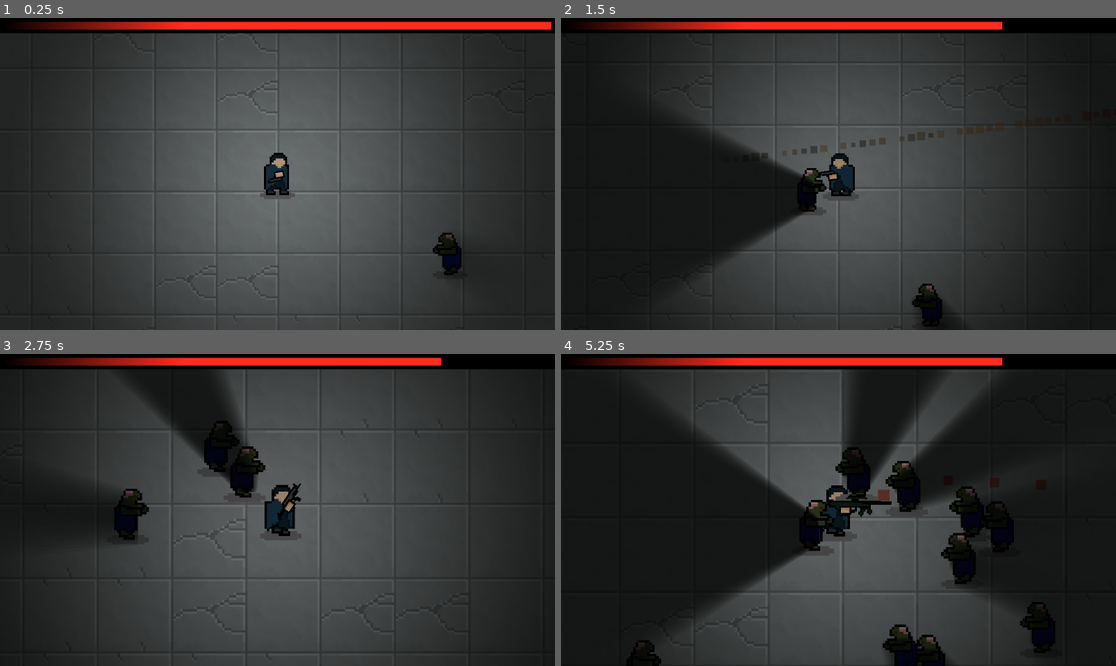
Above: before the commit, frames 1-4 (two rows, left to right).
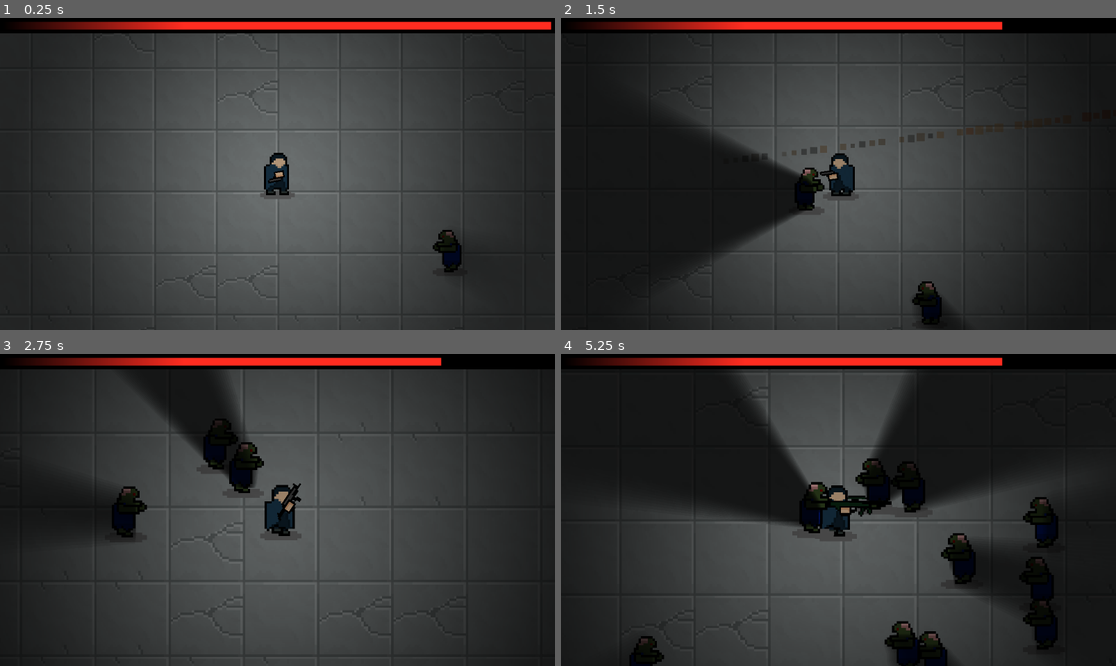
Above: after the commit, the same moments.

Repository: userbooi/Daydream-Toronto
Game: Godot game, scene res://Scenes/main.tscn
Same seed, same stepped clock (60 frames per second), same inputs: the game is played once before the commit and once after it.
Inputs (mouse positions are in pixels of both pictures, inside the frame that each line leads up to):
- Up to frame 1 (0.25 s): no input
- Up to frame 2 (1.5 s): move the mouse to (960, 158) at 0.52 s; press the mouse at (960, 158) at 0.53 s; hold D (right) 0.53-1.28 s; move the mouse to (727, 189) at 1.27 s; release the mouse at (727, 189) at 1.28 s; hold S (down) from 1.28 s (still down); tap Space (sacrifice) at 1.35 s
- Up to frame 3 (2.75 s): move the mouse to (333, 441) at 2.02 s; release S (down) at 2.03 s; hold D (right) from 2.03 s (still down); tap 1 (switch_weapon) at 2.1 s
- Up to frame 4 (5.25 s): move the mouse to (810, 572) at 2.77 s; release D (right) at 2.78 s; hold W (up) 2.78-3.53 s; click (810, 572) at 2.85 s; move the mouse to (1005, 556) at 3.52 s; hold A (left) 3.53-5.03 s; tap Space (sacrifice) at 3.6 s; move the mouse to (672, 463) at 4.27 s; tap 1 (switch_weapon) at 4.35 s; move the mouse to (866, 510) at 5.02 s; press the mouse at (866, 510) at 5.03 s; hold S (down) from 5.03 s (still down)

The runs differ from the first frame. In frame 1, 0.2% of the frame differs, in the area x 77-84%, y 67-83%; in frame 2, 0.7%; in frame 3, 2.0%; in frame 4, 23%, in the area x 7-91%, y 4-100%.

Commit message:
fixed somthing

Diff:
--- a/Scenes/main.tscn
+++ b/Scenes/main.tscn
@@ -880,7 +880,6 @@
 
 [node name="Zombie" parent="." instance=ExtResource("2_eiouw")]
 position = Vector2(190, 84)
-lock_rotation = true
 
 [node name="Projectiles" type="Node" parent="."]
 
--- a/Scenes/zombie.tscn
+++ b/Scenes/zombie.tscn
@@ -78,17 +78,17 @@
 
 [node name="AnimatedSprite2D" type="AnimatedSprite2D" parent="."]
 y_sort_enabled = true
-position = Vector2(0, -17)
+position = Vector2(0, -20)
 scale = Vector2(2, 2)
 sprite_frames = SubResource("SpriteFrames_wet8x")
 animation = &"walk"
 
 [node name="CollisionShape2D" type="CollisionShape2D" parent="."]
-position = Vector2(0, -15.59)
+position = Vector2(0, -18.59)
 shape = SubResource("CapsuleShape2D_2cuyc")
 
 [node name="Area2D" type="Area2D" parent="."]
-position = Vector2(0, -17)
+position = Vector2(0, -20)
 collision_layer = 0
 
 [node name="CollisionShape2D" type="CollisionShape2D" parent="Area2D"]
@@ -103,6 +103,7 @@
 script = ExtResource("8_n4y82")
 
 [node name="HurtboxComponent" type="Area2D" parent="."]
+position = Vector2(0, -3)
 collision_layer = 128
 collision_mask = 24
 script = ExtResource("9_pisbc")
@@ -112,6 +113,7 @@
 shape = SubResource("RectangleShape2D_k3x42")
 
 [node name="HitboxComponent" type="Area2D" parent="."]
+position = Vector2(0, -3)
 collision_layer = 64
 collision_mask = 32
 script = ExtResource("10_1yvik")
@@ -121,6 +123,7 @@
 shape = SubResource("CapsuleShape2D_aqpfa")
 
 [node name="LightOccluder2D" type="LightOccluder2D" parent="."]
+position = Vector2(0, -3)
 occluder = SubResource("OccluderPolygon2D_m0qp5")
 
 [connection signal="body_entered" from="Area2D" to="." method="_on_body_entered"]
